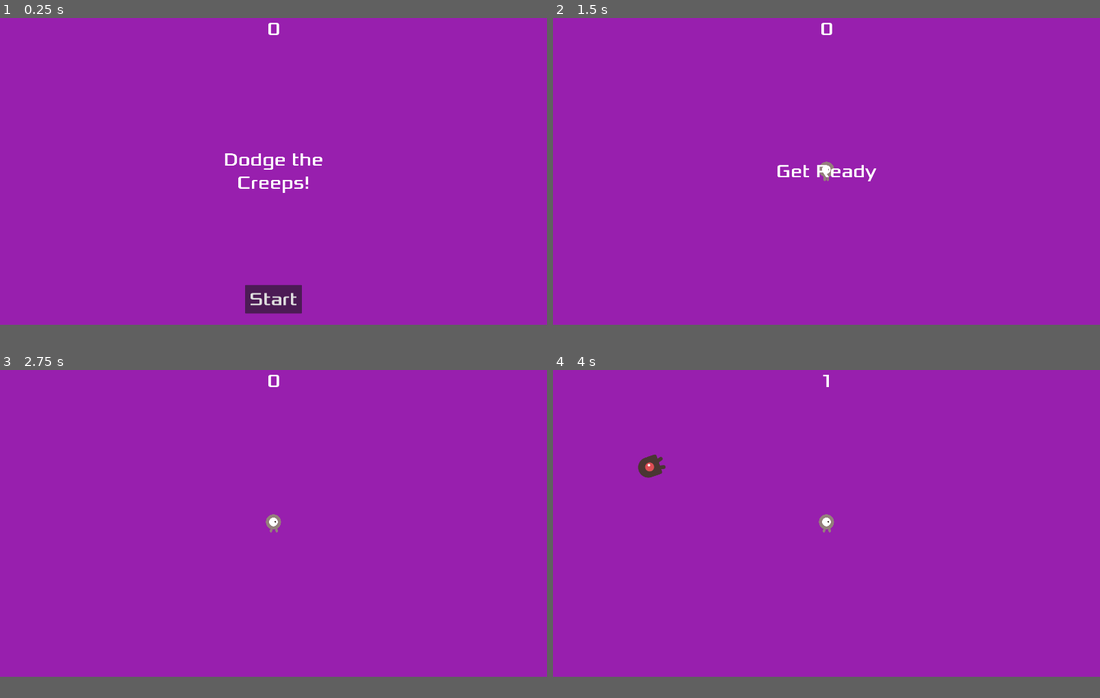
Above: before the commit, frames 1-4 (two rows, left to right).
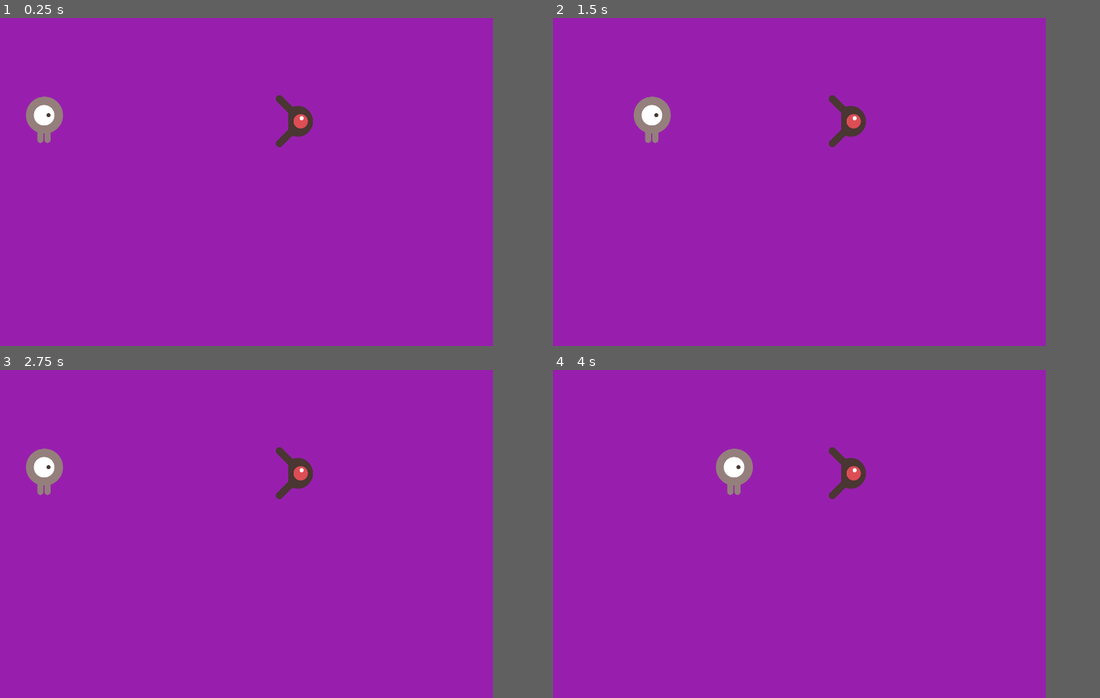
Above: after the commit, the same moments.

Repository: decimatedTomato/GMTK2025
Game: Godot game, scene res://scenes/VinceScenes/VinceTestScene.tscn
The game is run twice, just before and just after one commit, with the same random seed, the same clock (stepped at 60 frames per second) and the same inputs. Before the commit the project starts from res://scenes/VinceScenes/main.tscn.
Inputs (mouse positions are in pixels of both pictures, inside the frame that each line leads up to):
- Up to frame 1 (0.25 s): no input
- Up to frame 2 (1.5 s): click (826, 300) at 0.5 s, where only the run before the commit has a clickable "Start"; tap Enter (ui_accept) at 1.25 s; hold Right (move_right) from 1.28 s (still down); hold Shift (run) from 1.28 s (still down)
- Up to frame 3 (2.75 s): keep holding Right (move_right); tap Space (jump) at 1.52, 2.27 s; release Shift (run) at 2.03 s; tap Ctrl (dash) at 2.1 s; tap Shift (run) at 2.3 s
- Up to frame 4 (4 s): release Right (move_right) at 2.78 s; hold Left (move_left) 2.78-3.53 s; hold Shift (run) 2.78-3.53 s; hold Right (move_right) from 3.53 s (still down); tap Shift (run) at 3.6 s; tap Space (jump) at 3.77 s
In our replay, the window is 799x449 before the commit and 720x480 after it. These sizes can differ from the game's own. Grey fills any space a smaller window leaves; there, only what the larger window draws over its background counts as a difference.

The runs differ from the first frame. In frame 1, 2.6% of the frame differs, in the area x 4-59%, y 1-91%; in frame 2, 1.6%; in frame 3, 1.3%; in frame 4, 1.6%.

Commit message:
Added shadow movement

Diff:
--- a/project.godot
+++ b/project.godot
@@ -14,11 +14,12 @@
 run/main_scene="uid://ruvc0jloqiwp"
 config/features=PackedStringArray("4.4", "GL Compatibility")
 config/icon="res://icon.svg"
+<<<<<<<HEADrun/main_scene="uid://sgaqo3xd50ep"
 
 [display]
 
-window/size/viewport_width=1920
-window/size/viewport_height=1080
+window/size/viewport_width=720
+window/size/viewport_height=480
 
 [dotnet]
 
--- /dev/null
+++ b/scenes/VinceScenes/VinceTestScene.tscn
@@ -0,0 +1,26 @@
+[gd_scene load_steps=6 format=3 uid="uid://ruvc0jloqiwp"]
+
+[ext_resource type="Script" uid="uid://cr0h06xsruoou" path="res://scripts/VinceScripts/main.gd" id="1_0wfyh"]
+[ext_resource type="PackedScene" uid="uid://cw5y5fpsvl484" path="res://scenes/VinceScenes/player.tscn" id="1_o5qli"]
+[ext_resource type="PackedScene" uid="uid://bds40bph7ucjn" path="res://scenes/VinceScenes/mob.tscn" id="2_sugp2"]
+[ext_resource type="PackedScene" uid="uid://dma4dkw1hqb5l" path="res://scenes/VinceScenes/shadow.tscn" id="3_pqswy"]
+[ext_resource type="PackedScene" uid="uid://76m8ch5ccxjm" path="res://scenes/VinceScenes/endLocation.tscn" id="5_pqswy"]
+
+[node name="VinceTestScene" type="Node"]
+script = ExtResource("1_0wfyh")
+mob_scene = ExtResource("2_sugp2")
+shadow_scene = ExtResource("3_pqswy")
+
+[node name="Player" parent="." instance=ExtResource("1_o5qli")]
+position = Vector2(65, 149)
+
+[node name="ShadowPositionTimer" type="Timer" parent="."]
+wait_time = 0.1
+autostart = true
+
+[node name="endLocation" parent="." instance=ExtResource("5_pqswy")]
+position = Vector2(430, 151)
+
+[connection signal="hit" from="Player" to="." method="_on_player_hit"]
+[connection signal="hit" from="Player" to="." method="game_over"]
+[connection signal="timeout" from="ShadowPositionTimer" to="Player" method="_on_shadow_position_timer_timeout"]
--- /dev/null
+++ b/scenes/VinceScenes/endLocation.tscn
@@ -0,0 +1,33 @@
+[gd_scene load_steps=5 format=3 uid="uid://76m8ch5ccxjm"]
+
+[ext_resource type="Texture2D" uid="uid://c078vjxap4eqk" path="res://art/Temporary/enemyFlyingAlt_1.png" id="1_xjvro"]
+[ext_resource type="Texture2D" uid="uid://44t6pw60k8c7" path="res://art/Temporary/enemyFlyingAlt_2.png" id="2_1sf0g"]
+
+[sub_resource type="SpriteFrames" id="SpriteFrames_0kxvy"]
+animations = [{
+"frames": [{
+"duration": 1.0,
+"texture": ExtResource("1_xjvro")
+}, {
+"duration": 1.0,
+"texture": ExtResource("2_1sf0g")
+}],
+"loop": true,
+"name": &"default",
+"speed": 5.0
+}]
+
+[sub_resource type="CapsuleShape2D" id="CapsuleShape2D_xjvro"]
+radius = 42.0
+height = 98.0
+
+[node name="endLocation" type="RigidBody2D"]
+gravity_scale = 0.0
+
+[node name="AnimatedSprite2D" type="AnimatedSprite2D" parent="."]
+scale = Vector2(0.5, 0.5)
+sprite_frames = SubResource("SpriteFrames_0kxvy")
+
+[node name="CollisionShape2D" type="CollisionShape2D" parent="."]
+rotation = 1.5708
+shape = SubResource("CapsuleShape2D_xjvro")
--- a/scenes/VinceScenes/hud.tscn
+++ /dev/null
@@ -1,63 +0,0 @@
-[gd_scene load_steps=3 format=3 uid="uid://bsveuemeeofc6"]
-
-[ext_resource type="FontFile" uid="uid://bf072twywvct8" path="res://art/Temporary/Xolonium-Regular.ttf" id="1_ahhtf"]
-[ext_resource type="Script" uid="uid://cdl0rssatyekl" path="res://scripts/VinceScripts/hud.gd" id="1_oo0fn"]
-
-[node name="HUD" type="CanvasLayer"]
-script = ExtResource("1_oo0fn")
-
-[node name="ScoreLabel" type="Label" parent="."]
-anchors_preset = 5
-anchor_left = 0.5
-anchor_right = 0.5
-offset_left = -22.5
-offset_right = 22.5
-offset_bottom = 78.0
-grow_horizontal = 2
-theme_override_fonts/font = ExtResource("1_ahhtf")
-theme_override_font_sizes/font_size = 64
-text = "0"
-horizontal_alignment = 1
-vertical_alignment = 1
-
-[node name="Message" type="Label" parent="."]
-anchors_preset = 8
-anchor_left = 0.5
-anchor_top = 0.5
-anchor_right = 0.5
-anchor_bottom = 0.5
-offset_left = -240.0
-offset_top = -120.0
-offset_right = 240.0
-offset_bottom = 120.0
-grow_horizontal = 2
-grow_vertical = 2
-theme_override_fonts/font = ExtResource("1_ahhtf")
-theme_override_font_sizes/font_size = 64
-text = "Dodge the Creeps!"
-horizontal_alignment = 1
-vertical_alignment = 1
-autowrap_mode = 2
-
-[node name="StartButton" type="Button" parent="."]
-anchors_preset = 7
-anchor_left = 0.5
-anchor_top = 1.0
-anchor_right = 0.5
-anchor_bottom = 1.0
-offset_left = -100.0
-offset_top = -140.0
-offset_right = 100.0
-offset_bottom = -40.0
-grow_horizontal = 2
-grow_vertical = 0
-theme_override_fonts/font = ExtResource("1_ahhtf")
-theme_override_font_sizes/font_size = 64
-text = "Start"
-
-[node name="MessageTimer" type="Timer" parent="."]
-wait_time = 2.0
-one_shot = true
-
-[connection signal="pressed" from="StartButton" to="." method="_on_start_button_pressed"]
-[connection signal="timeout" from="MessageTimer" to="." method="_on_message_timer_timeout"]
--- a/scenes/VinceScenes/main.tscn
+++ /dev/null
@@ -1,44 +0,0 @@
-[gd_scene load_steps=6 format=3 uid="uid://ruvc0jloqiwp"]
-
-[ext_resource type="Script" uid="uid://cr0h06xsruoou" path="res://scripts/VinceScripts/main.gd" id="1_0wfyh"]
-[ext_resource type="PackedScene" uid="uid://ciifuwk14mqgn" path="res://scenes/VinceScenes/player.tscn" id="1_o5qli"]
-[ext_resource type="PackedScene" uid="uid://bds40bph7ucjn" path="res://scenes/VinceScenes/mob.tscn" id="2_sugp2"]
-[ext_resource type="PackedScene" uid="uid://bsveuemeeofc6" path="res://scenes/VinceScenes/hud.tscn" id="4_jyhfs"]
-
-[sub_resource type="Curve2D" id="Curve2D_o5qli"]
-_data = {
-"points": PackedVector2Array(0, 0, 0, 0, -184, -168, 0, 0, 0, 0, 192, -168, 0, 0, 0, 0, 192, 256, 0, 0, 0, 0, -184, 256, 0, 0, 0, 0, -184, -160)
-}
-point_count = 5
-
-[node name="Main" type="Node"]
-script = ExtResource("1_0wfyh")
-mob_scene = ExtResource("2_sugp2")
-
-[node name="Player" parent="." instance=ExtResource("1_o5qli")]
-
-[node name="MobTimer" type="Timer" parent="."]
-wait_time = 0.5
-
-[node name="ScoreTimer" type="Timer" parent="."]
-
-[node name="StartTimer" type="Timer" parent="."]
-wait_time = 2.0
-one_shot = true
-
-[node name="StartPosition" type="Marker2D" parent="."]
-position = Vector2(240, 450)
-
-[node name="MobPath" type="Path2D" parent="."]
-curve = SubResource("Curve2D_o5qli")
-
-[node name="MobSpawnLocation" type="PathFollow2D" parent="MobPath"]
-position = Vector2(-184, -168)
-
-[node name="HUD" parent="." instance=ExtResource("4_jyhfs")]
-
-[connection signal="hit" from="Player" to="." method="game_over"]
-[connection signal="timeout" from="MobTimer" to="." method="_on_mob_timer_timeout"]
-[connection signal="timeout" from="ScoreTimer" to="." method="_on_score_timer_timeout"]
-[connection signal="timeout" from="StartTimer" to="." method="_on_start_timer_timeout"]
-[connection signal="start_game" from="HUD" to="." method="new_game"]
--- a/scenes/VinceScenes/player.tscn
+++ b/scenes/VinceScenes/player.tscn
@@ -48,5 +48,4 @@
 [node name="CollisionShape2D" type="CollisionShape2D" parent="."]
 shape = SubResource("CapsuleShape2D_b26j0")
 
-[node name="Camera2D" type="Camera2D" parent="."]
 [connection signal="body_entered" from="." to="." method="_on_body_entered"]
--- /dev/null
+++ b/scenes/VinceScenes/shadow.tscn
@@ -0,0 +1,51 @@
+[gd_scene load_steps=8 format=3 uid="uid://dma4dkw1hqb5l"]
+
+[ext_resource type="Script" uid="uid://pmie0ho4pf4b" path="res://scripts/VinceScripts/shadow.gd" id="1_j7tw7"]
+[ext_resource type="Texture2D" uid="uid://dwhut2fxyipmv" path="res://art/Temporary/playerGrey_up1.png" id="2_gb55v"]
+[ext_resource type="Texture2D" uid="uid://bv6gpkpcy0wrw" path="res://art/Temporary/playerGrey_up2.png" id="3_0vxm7"]
+[ext_resource type="Texture2D" uid="uid://bvydpdk5nb5aj" path="res://art/Temporary/playerGrey_walk1.png" id="4_20dw8"]
+[ext_resource type="Texture2D" uid="uid://dk0c1t3qf401f" path="res://art/Temporary/playerGrey_walk2.png" id="5_oam0g"]
+
+[sub_resource type="SpriteFrames" id="SpriteFrames_dw050"]
+animations = [{
+"frames": [{
+"duration": 1.0,
+"texture": ExtResource("2_gb55v")
+}, {
+"duration": 1.0,
+"texture": ExtResource("3_0vxm7")
+}],
+"loop": true,
+"name": &"up",
+"speed": 5.0
+}, {
+"frames": [{
+"duration": 1.0,
+"texture": ExtResource("4_20dw8")
+}, {
+"duration": 1.0,
+"texture": ExtResource("5_oam0g")
+}],
+"loop": true,
+"name": &"walk",
+"speed": 5.0
+}]
+
+[sub_resource type="CircleShape2D" id="CircleShape2D_j7tw7"]
+
+[node name="Shadow" type="Area2D"]
+disable_mode = 2
+script = ExtResource("1_j7tw7")
+metadata/_edit_group_ = true
+
+[node name="AnimatedSprite2D" type="AnimatedSprite2D" parent="."]
+scale = Vector2(0.5, 0.5)
+sprite_frames = SubResource("SpriteFrames_dw050")
+animation = &"walk"
+
+[node name="CollisionShape2D" type="CollisionShape2D" parent="."]
+light_mask = 0
+visibility_layer = 0
+shape = SubResource("CircleShape2D_j7tw7")
+
+[connection signal="body_entered" from="." to="." method="_on_body_entered"]
--- a/scripts/VinceScripts/hud.gd
+++ /dev/null
@@ -1,31 +0,0 @@
-extends CanvasLayer
-
-# Notifies `Main` node that the button has been pressed
-signal start_game
-
-func show_message(text):
-	$Message.text = text
-	$Message.show()
-	$MessageTimer.start()
-
-func show_game_over():
-	show_message("Game Over")
-	# Wait until the MessageTimer has counted down.
-	await $MessageTimer.timeout
-
-	$Message.text = "Dodge the Creeps!"
-	$Message.show()
-	# Make a one-shot timer and wait for it to finish.
-	await get_tree().create_timer(1.0).timeout
-	$StartButton.show()
-
-func update_score(score):
-	$ScoreLabel.text = str(score)
-
-
-func _on_start_button_pressed():
-	$StartButton.hide()
-	start_game.emit()
-
-func _on_message_timer_timeout():
-	$Message.hide()
--- a/scripts/VinceScripts/main.gd
+++ b/scripts/VinceScripts/main.gd
@@ -1,26 +1,8 @@
 extends Node
 
 @export var mob_scene: PackedScene
+@export var shadow_scene: PackedScene
 var score
-
-# Called every frame. 'delta' is the elapsed time since the previous frame.
-func _process(delta):
-	pass
-
-
-func game_over():
-	$ScoreTimer.stop()
-	$MobTimer.stop()
-	$HUD.show_game_over()
-
-func new_game():
-	score = 0
-	$Player.start($StartPosition.position)
-	get_tree().call_group("mobs", "queue_free")
-	$StartTimer.start()
-	$HUD.update_score(score)
-	$HUD.show_message("Get Ready")
-
 
 func _on_mob_timer_timeout():
 	# Create a new instance of the Mob scene.
@@ -48,11 +30,16 @@
 	add_child(mob)
 
 
-func _on_score_timer_timeout():
-	score += 1
-	$HUD.update_score(score)
+func _on_player_hit():
+	_create_shadow_with_path()
 
+func _create_shadow_with_path():
+	$ShadowPositionTimer.stop()
+	var positionArray = $Player.positionArray
+	var shadow = shadow_scene.instantiate()
+	shadow.position = positionArray[0]
+	add_child(shadow)
+	shadow._setup_shadow(positionArray, $ShadowPositionTimer.wait_time)
 
-func _on_start_timer_timeout():
-	$MobTimer.start()
-	$ScoreTimer.start()
+func _process(delta):
+	pass
--- a/scripts/VinceScripts/player.gd
+++ b/scripts/VinceScripts/player.gd
@@ -3,12 +3,12 @@
 
 @export var speed = 400 # How fast the player will move (pixels/sec).
 var screen_size # Size of the game window.
+var positionArray = []
 
 # Called when the node enters the scene tree for the first time.
 func _ready():
 	screen_size = get_viewport_rect().size
-	hide()
-
+	show()
 
 # Called every frame. 'delta' is the elapsed time since the previous frame.
 func _process(delta):
@@ -44,7 +44,6 @@
 	# Must be deferred as we can't change physics properties on a physics callback.
 	$CollisionShape2D.set_deferred("disabled", true)
 
-func start(pos):
-	position = pos
-	show()
-	$CollisionShape2D.disabled = false
+func _on_shadow_position_timer_timeout():
+	positionArray.append(position);
+	#print("time: ", Time.get_ticks_msec())
--- /dev/null
+++ b/scripts/VinceScripts/shadow.gd
@@ -0,0 +1,35 @@
+extends Area2D
+
+var positions = []
+var currentIndex = 0
+var timeBetweenPoints
+var elapsed = 0
+# Called when the node enters the scene tree for the first time.
+func _ready():
+	pass # Replace with function body.
+
+
+# Called every frame. 'delta' is the elapsed time since the previous frame.
+func _process(delta):
+	if currentIndex >= positions.size() - 1:
+		hide()
+		set_process(false)
+		return
+
+	elapsed += delta
+	var t = min(elapsed / timeBetweenPoints, 1.0)
+
+	var start = positions[currentIndex]
+	var end = positions[currentIndex + 1]
+	position = start.lerp(end, t)
+
+	if t >= 1.0:
+		currentIndex += 1
+		elapsed = 0.0
+
+
+func _setup_shadow(positionArray, timer):
+	positions = positionArray
+	timeBetweenPoints = timer
+	position = positions[0]
+	set_process(true)
Not shown, removed: scripts/VinceScripts/hud.gd.uid
Not shown, added: scripts/VinceScripts/shadow.gd.uid
Not shown, added: scenes/VinceScenes/VinceTestScene.tscn20561314332.tmp
